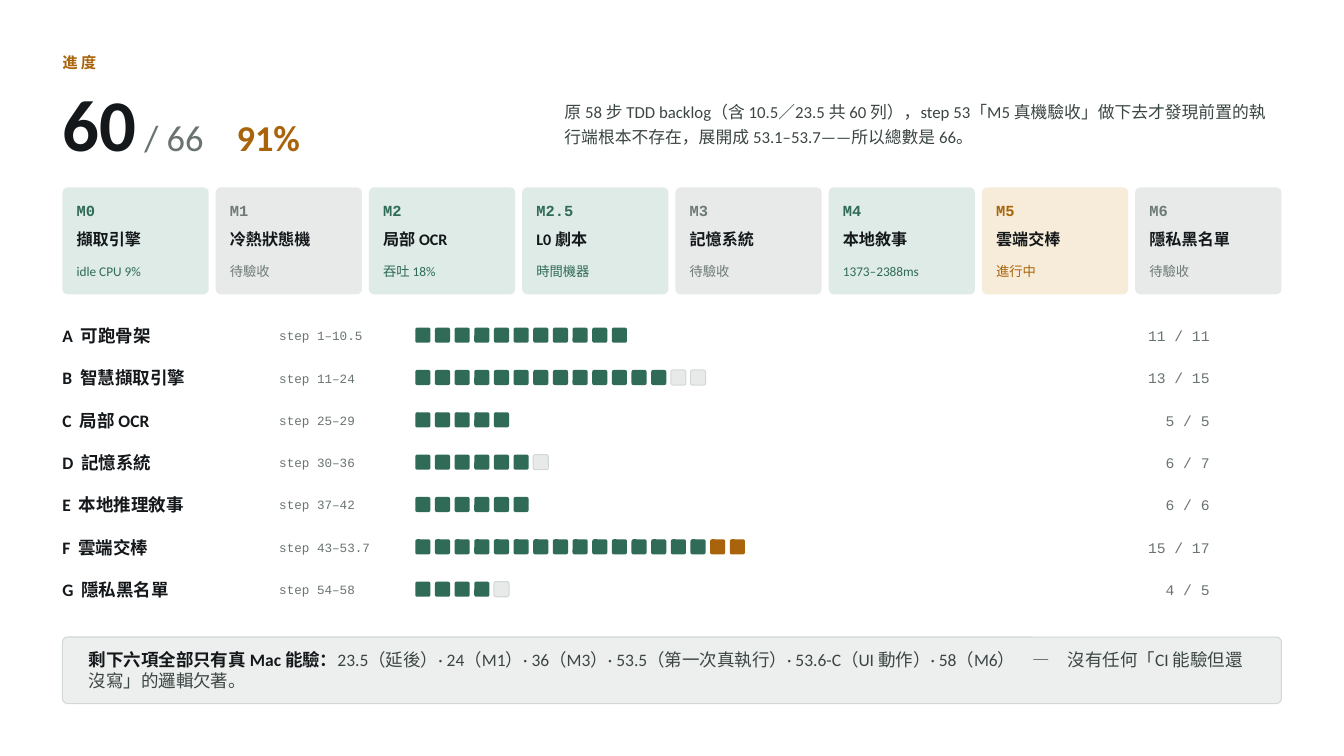
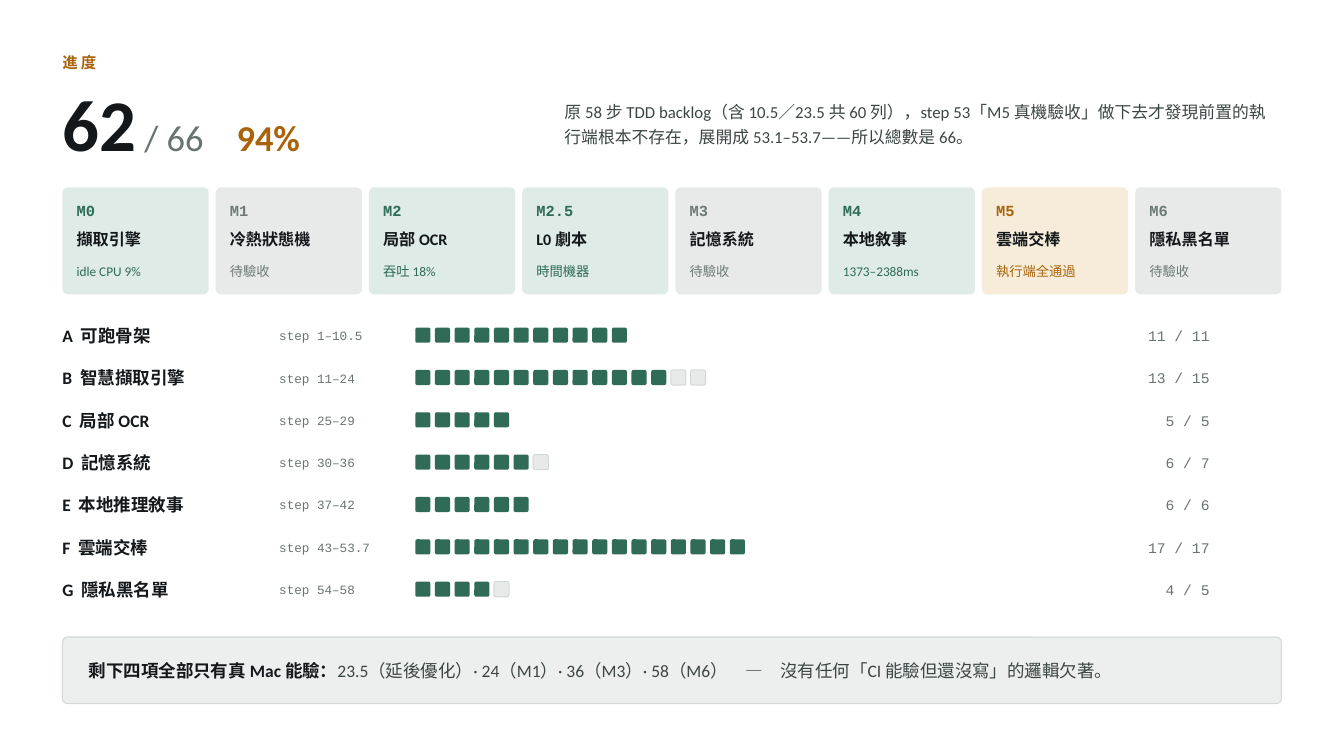
Before and after one commit to pcpcchen-coder/CoPartner, a slide deck: slide 8 of docs/assets/deck/CoPartner-進度全景.pptx. Drawn at 1344x756 pixels with LibreOffice and Linux fonts; fonts in the diff are those of the drawing. Boxes give left, top, right and bottom in pixels: in the first picture for what was removed or moved away, otherwise in the second. Text is boxed around its words. In the diff, an @@ line names an element or a change of style, - is before the commit and + after.

```diff
--- a/docs/assets/deck/CoPartner-進度全景.pptx
+++ b/docs/assets/deck/CoPartner-進度全景.pptx
@@ text at bbox=[62, 101, 300, 152]: text changed @@
-60 / 66 91%
+62 / 66 94%
@@ text at bbox=[996, 265, 1076, 277]: text changed @@
-進行中
+執行端全通過
@@ rounded rectangle at bbox=[710, 539, 725, 555]: fill #A9640B to #2F6B57 @@
@@ rounded rectangle at bbox=[730, 539, 745, 555]: fill #A9640B to #2F6B57 @@
@@ text at bbox=[1148, 543, 1210, 553]: text changed @@
-15 / 17
+17 / 17
@@ text at bbox=[89, 662, 1112, 679]: text changed @@
-剩下六項全部只有真 Mac 能驗：23.5（延後）· 24（M1）· 36（M3）· 53.5（第一次真執行）· 53.6-C（UI 動作）· 58（M6） — 沒有任何「CI 能驗但還沒寫」的邏輯欠著。
+剩下四項全部只有真 Mac 能驗：23.5（延後優化）· 24（M1）· 36（M3）· 58（M6） — 沒有任何「CI 能驗但還沒寫」的邏輯欠著。
```
Also in this commit, not shown: 5 other slides changed, 10 other files.
